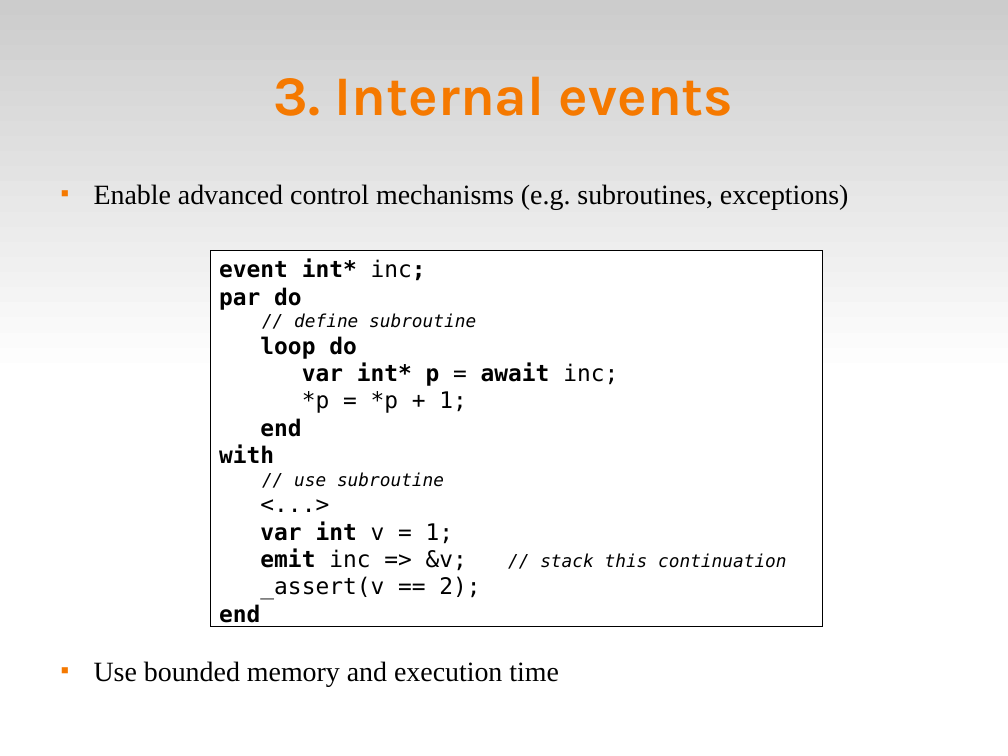
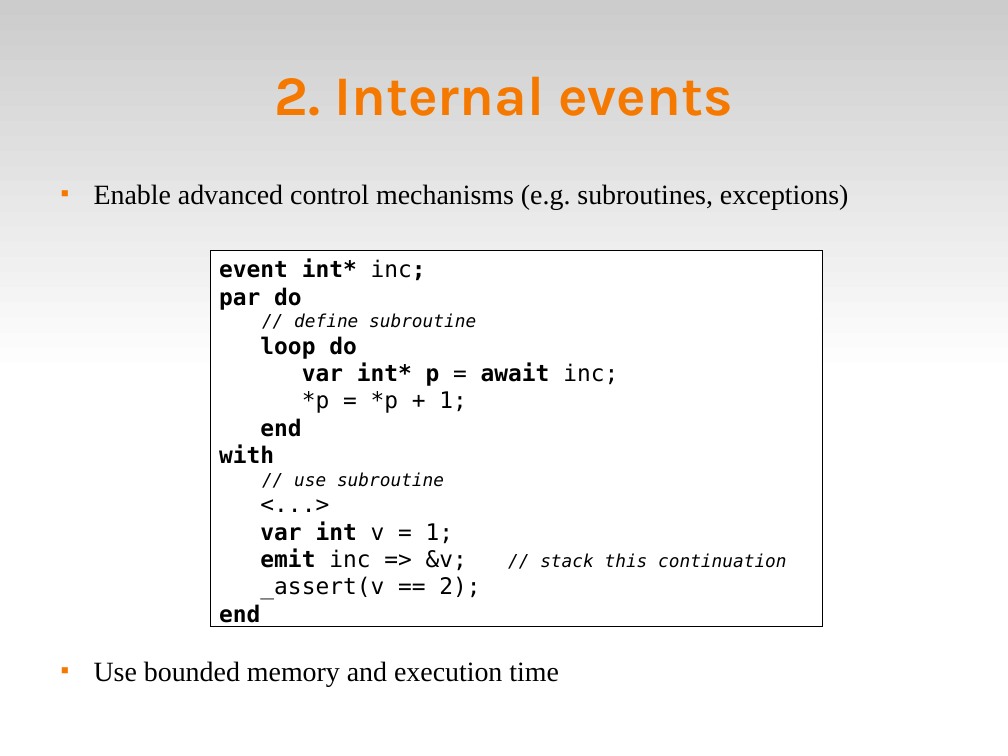
Before and after one commit to fsantanna-no/ceu-docs, a slide deck: slide 7 of ceu_sensys.odp (slide 8 before the commit). Drawn at 1008x756 pixels with LibreOffice and Linux fonts; fonts in the diff are those of the drawing. Boxes give left, top, right and bottom in pixels: in the first picture for what was removed or moved away, otherwise in the second. Text is boxed around its words. In the diff, an @@ line names an element or a change of style, - is before the commit and + after.

```diff
--- a/ceu_sensys.odp
+++ b/ceu_sensys.odp
@@ title at (274,76,732,116): text changed @@
-3. Internal events
+2. Internal events
```
Also in this commit, not shown: 9 other slides changed, 1 slide removed.
